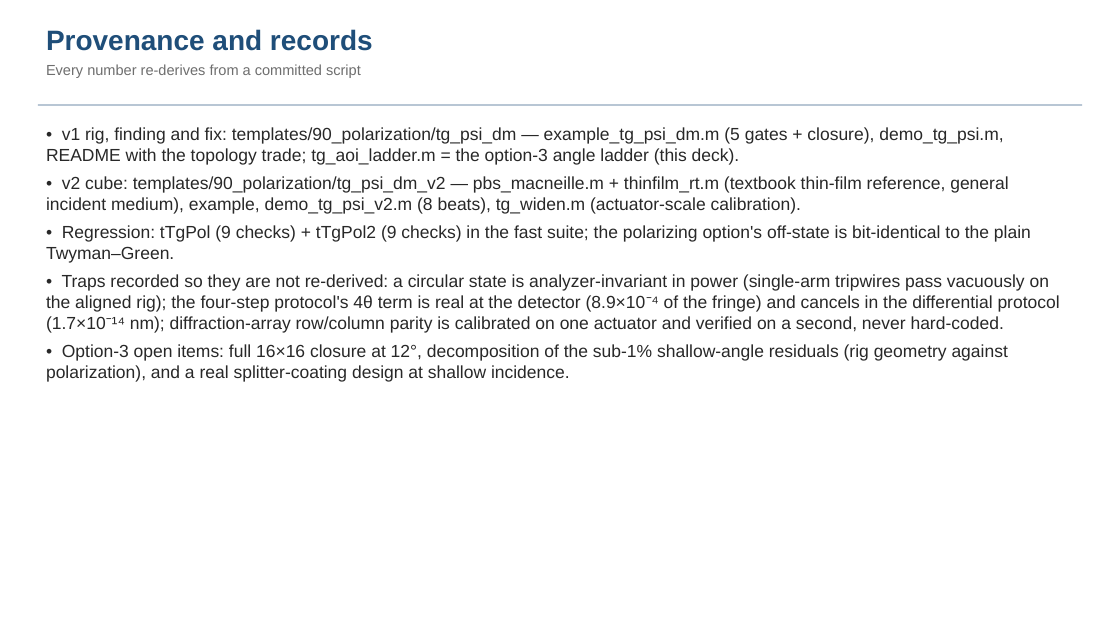
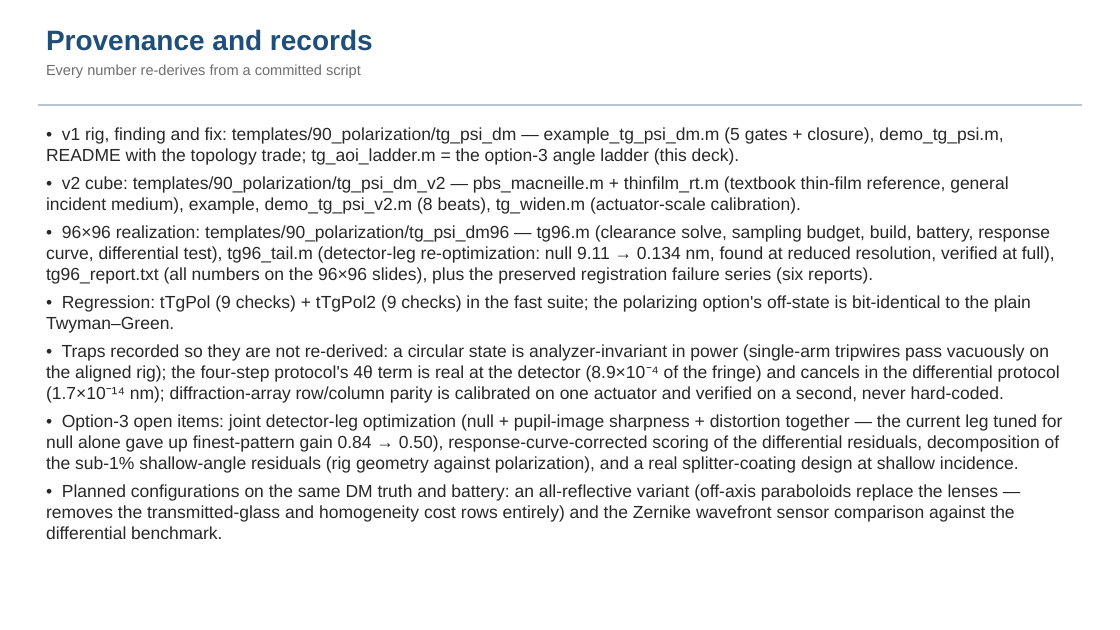
Before and after one commit to nasa-jpl/macos, a slide deck: slide 17 of demo_session/deck_tg_fang.pptx (slide 14 before the commit). Drawn at 1120x630 pixels with LibreOffice and Linux fonts; fonts in the diff are those of the drawing. Boxes give left, top, right and bottom in pixels: in the first picture for what was removed or moved away, otherwise in the second. Text is boxed around its words. In the diff, an @@ line names an element or a change of style, - is before the commit and + after.

```diff
--- a/demo_session/deck_tg_fang.pptx
+++ b/demo_session/deck_tg_fang.pptx
@@ text at (46, 225, 1055, 284): paragraph added @@
+• 96×96 realization: templates/90_polarization/tg_psi_dm96 — tg96.m (clearance solve, sampling budget, build, battery, response curve, differential test), tg96_tail.m (detector-leg re-optimization: null 9.11 → 0.134 nm, found at reduced resolution, verified at full), tg96_report.txt (all numbers on the 96×96 slides), plus the preserved registration failure series (six reports).
@@ text at (46, 414, 1062, 539): text changed @@
-• Option-3 open items: full 16×16 closure at 12°, decomposition of the sub-1% shallow-angle residuals (rig geometry against polarization), and a real splitter-coating design at shallow incidence.
+• Option-3 open items: joint detector-leg optimization (null + pupil-image sharpness + distortion together — the current leg tuned for null alone gave up finest-pattern gain 0.84 → 0.50), response-curve-corrected scoring of the differential residuals, decomposition of the sub-1% shallow-angle residuals (rig geometry against polarization), and a real splitter-coating design at shallow incidence.
+• Planned configurations on the same DM truth and battery: an all-reflective variant (off-axis paraboloids replace the lenses — removes the transmitted-glass and homogeneity cost rows entirely) and the Zernike wavefront sensor comparison against the differential benchmark.
```
Also in this commit, not shown: 2 other slides changed, 3 slides added, 4 other files.
